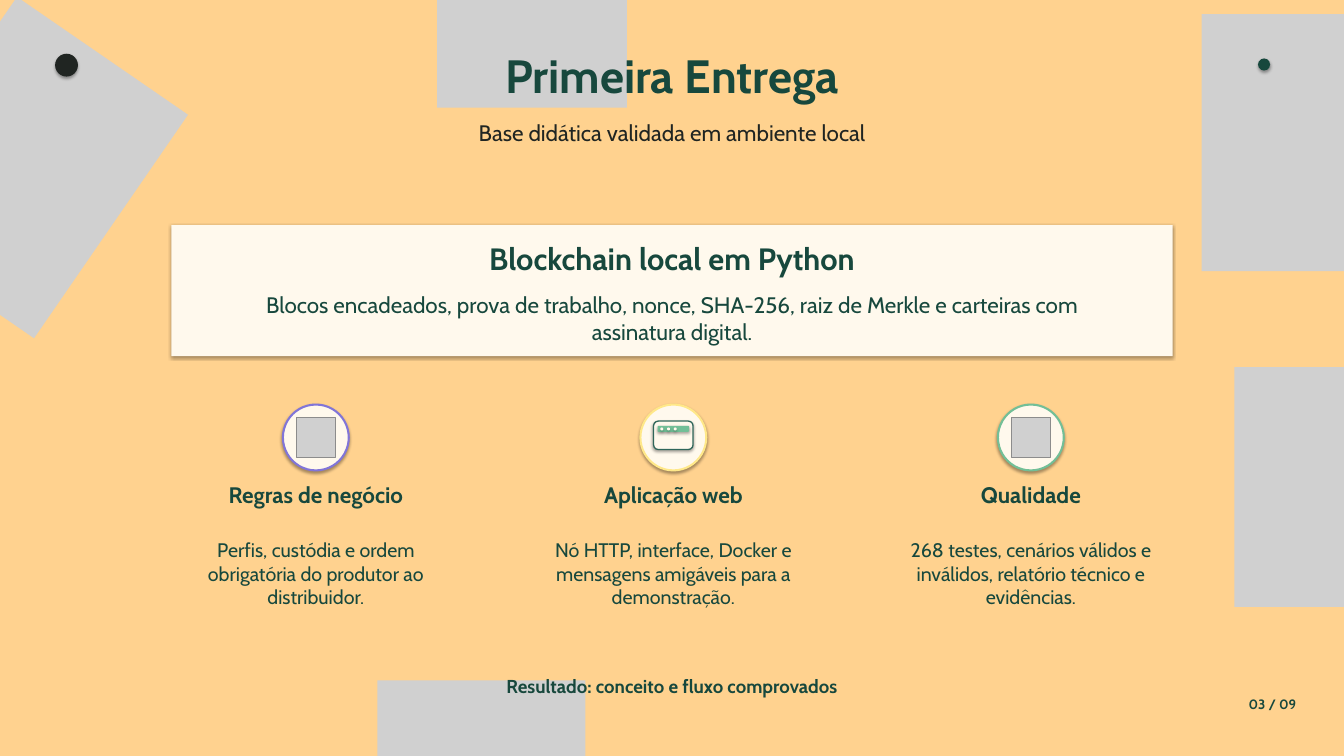
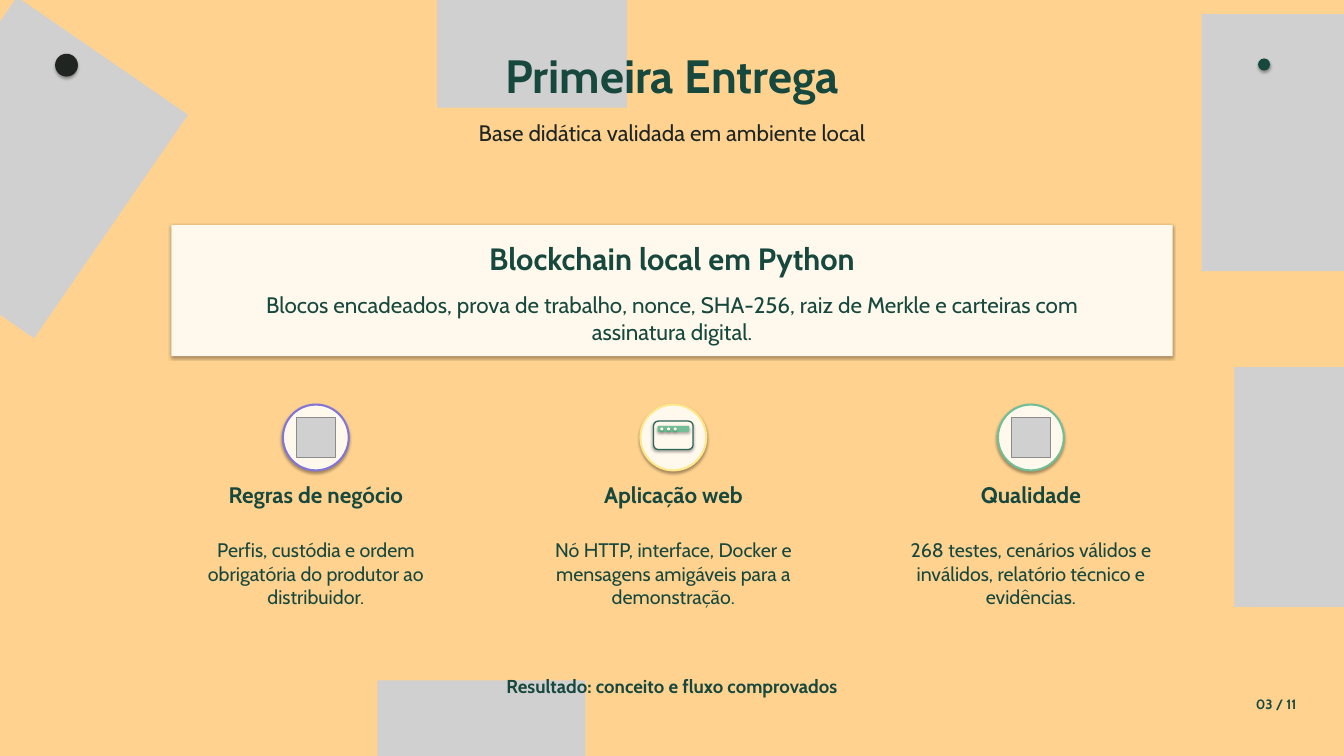
Before and after one commit to JulianaBallin/EcoOrigem, a slide deck: slide 3 of docs/slides/apresentacao-ecoorigem.pptx. Drawn at 1344x756 pixels with LibreOffice and Linux fonts; fonts in the diff are those of the drawing; grey boxes stand for pictures. Boxes give left, top, right and bottom in pixels: in the first picture for what was removed or moved away, otherwise in the second. Text is boxed around its words. In the diff, an @@ line names an element or a change of style, - is before the commit and + after.

```diff
--- a/docs/slides/apresentacao-ecoorigem.pptx
+++ b/docs/slides/apresentacao-ecoorigem.pptx
@@ text at box(1256, 699, 1296, 709): text changed @@
-03 / 09
+03 / 11
```
Also in this commit, not shown: 8 other slides changed, 2 slides added, 8 other files.
